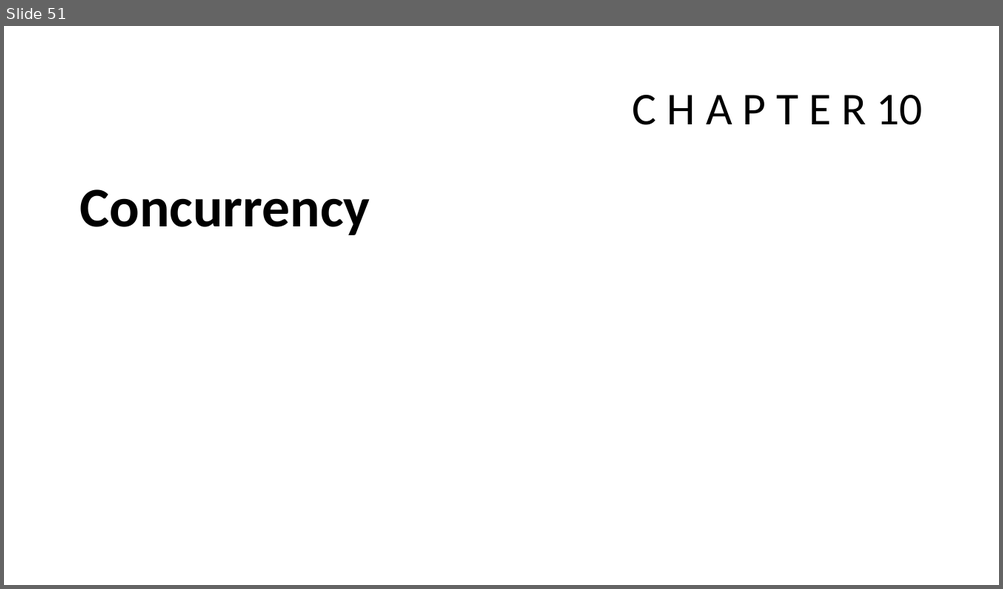
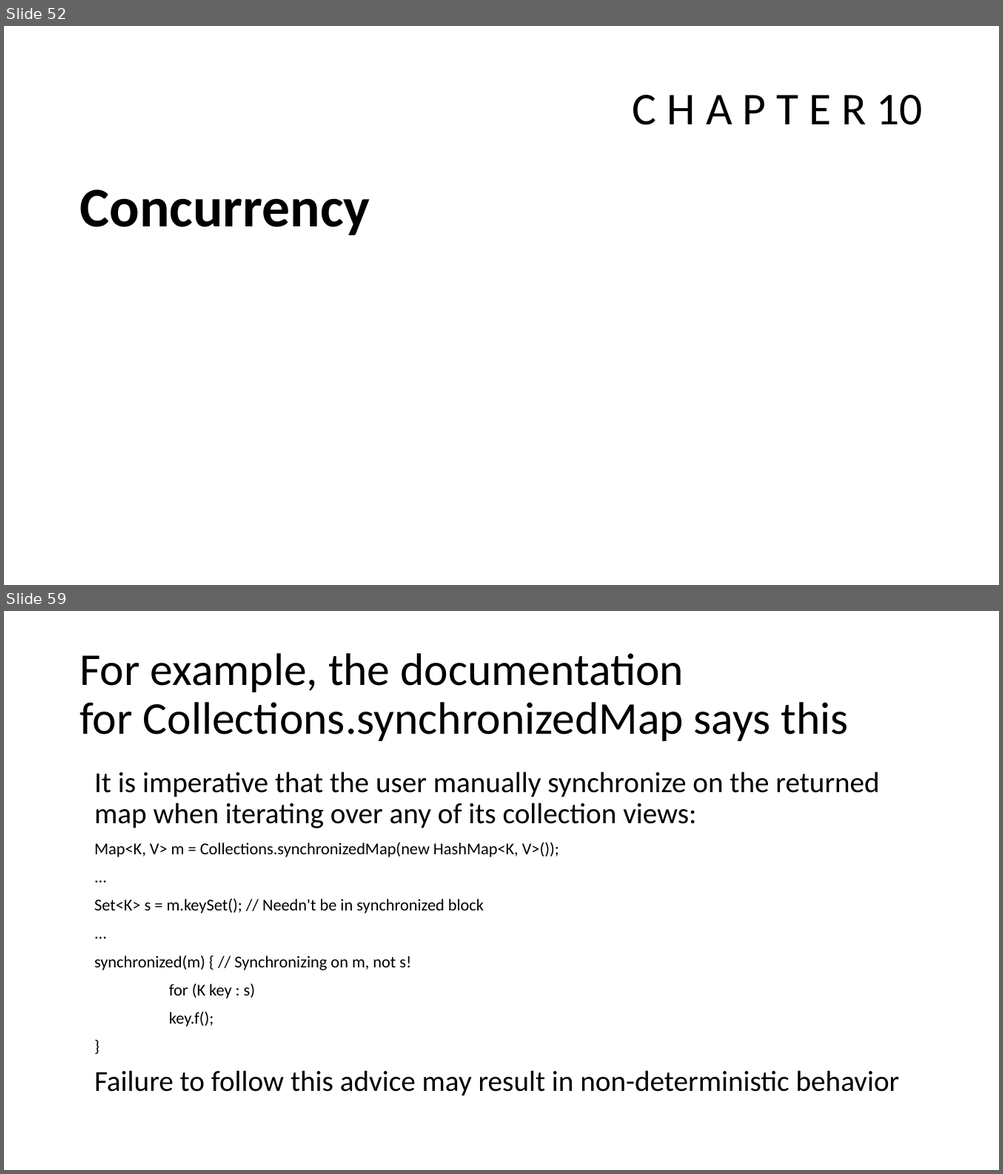
Before and after one commit to javamaster-llc/effective-java-examples-master, a slide deck: Study of Effective Java™.pptx. Shown one above the other, each under a label of ours: slide 51 before the commit, slides 52 and 59 after it; the slides between them are not shown. The pictures are 1003x589 and 1003x1174 pixels, drawn with LibreOffice and Linux fonts; fonts in the diff are those of the drawing. Boxes give left, top, right and bottom in pixels: in the first picture for what was removed or moved away, otherwise in the second. Text is boxed around its words. In the diff, an @@ line names an element or a change of style, - is before the commit and + after.

```diff
--- a/Study of Effective Java™.pptx
+++ b/Study of Effective Java™.pptx
@@ slide 59 added at <box>4,611,999,1170</box>, background #FFFFFF @@
@@ title added at <box>79,653,848,741</box>, 44 pt, text #000000 @@
+For example, the documentation
+for Collections.synchronizedMap says this
@@ text added at <box>94,772,899,1096</box>, 16 pt, text #000000 @@
+It is imperative that the user manually synchronize on the returned map when iterating over any of its collection views:
+Map<K, V> m = Collections.synchronizedMap(new HashMap<K, V>());
+...
+Set<K> s = m.keySet(); // Needn't be in synchronized block
+...
+synchronized(m) { // Synchronizing on m, not s!
+for (K key : s)
+key.f();
+}
+Failure to follow this advice may result in non-deterministic behavior
@@ what was slide 51 is now slide 52 @@
```
Also in this commit, not shown: 2 slides changed, 19 other slides added.
